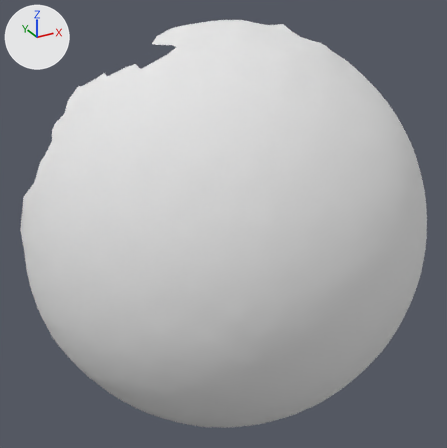
The OBJ model res/pendulum_horizontal/Pendulum_horizontal.000047.obj as it was, and as the next commit left it.
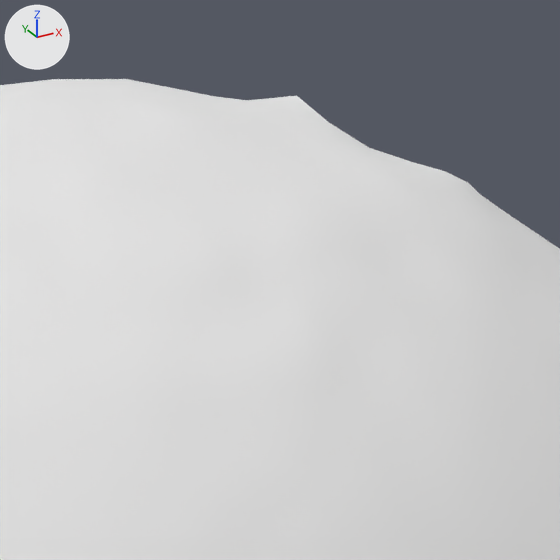
The first picture shows the older version from a 50 mm camera at (-363.0, 3.0, 239.0) aimed at (-171.0, 352.0, 65.0). The close-ups show both versions on the part from 47% to 78% of the width and 0% to 31% of the height of that picture. The axes (+X, +Y, +Z) are drawn at upper left. The lights are the same throughout. Where no turn or scale is listed for an object, it has been applied to the vertices.

Objects in the first close-up: 'Pendulum_horizontal.000047'.
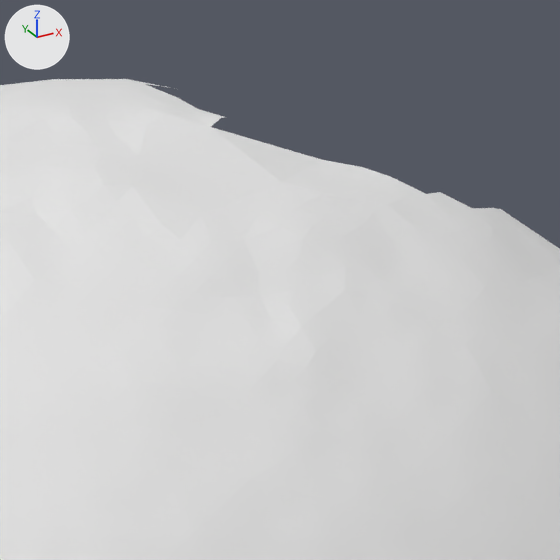
Boxes [x1, y1, x2, y2] around the edits, measured in the close-ups (560 x 560 px):
part 1 of me_pendulum_horizontal_000047, deleted
    before: [146, 84, 500, 209]

The change, as a diff of the scene's bpy script:
```diff
--- a/res/pendulum_horizontal/Pendulum_horizontal.000047.obj.py
+++ b/res/pendulum_horizontal/Pendulum_horizontal.000047.obj.py
@@ me_pendulum_horizontal_000047 @@
 # used by ob_pendulum_horizontal_000047; location = (0.0, 0.0, 0.0)
-me_pendulum_horizontal_000047.from_pydata(...)  # 4939 vertices, 9796 faces; spans x -301.0..-12.0, y 238.0..436.0, z -95.0..197.0
-me_pendulum_horizontal_000047.materials.append(mat_pendulum_horizontal_000047)  # white #e7e7e7
+me_pendulum_horizontal_000047.from_pydata(...)  # 4906 vertices, 9722 faces; spans x -301.0..-12.0, y 238.0..436.0, z -95.0..197.0
+# me_pendulum_horizontal_000047 part 1
+# 33 vertices are removed from x -132.0..-87.0, y 342.0..388.0, z 179.0..194.0
+# 74 faces are deleted
```
